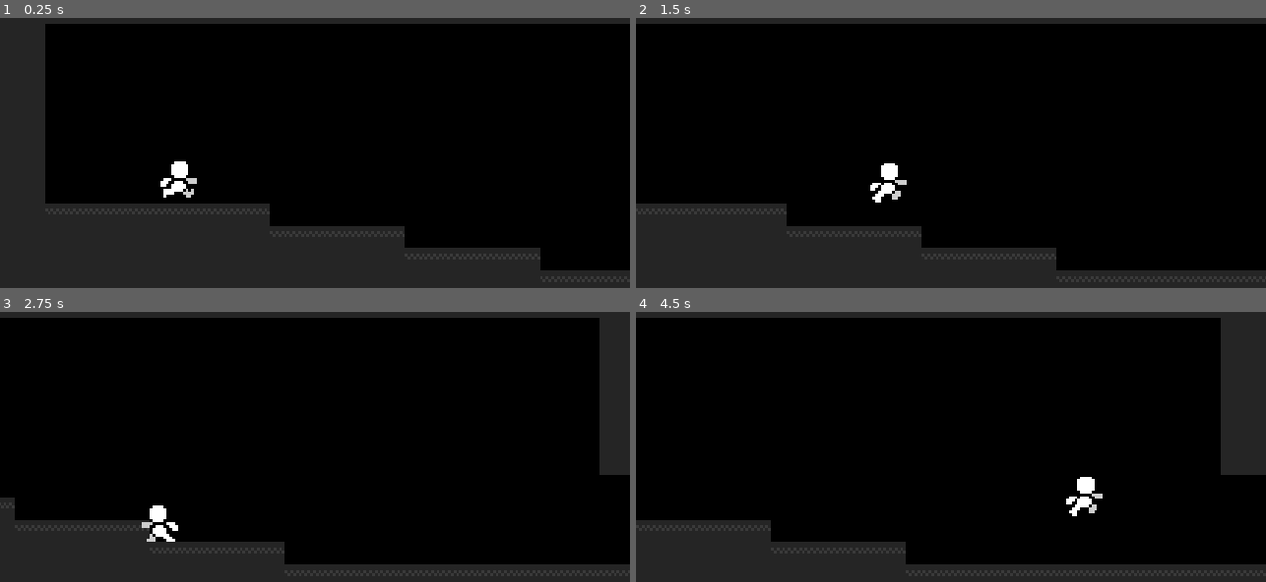
Above: before the commit, frames 1-4 (two rows, left to right).
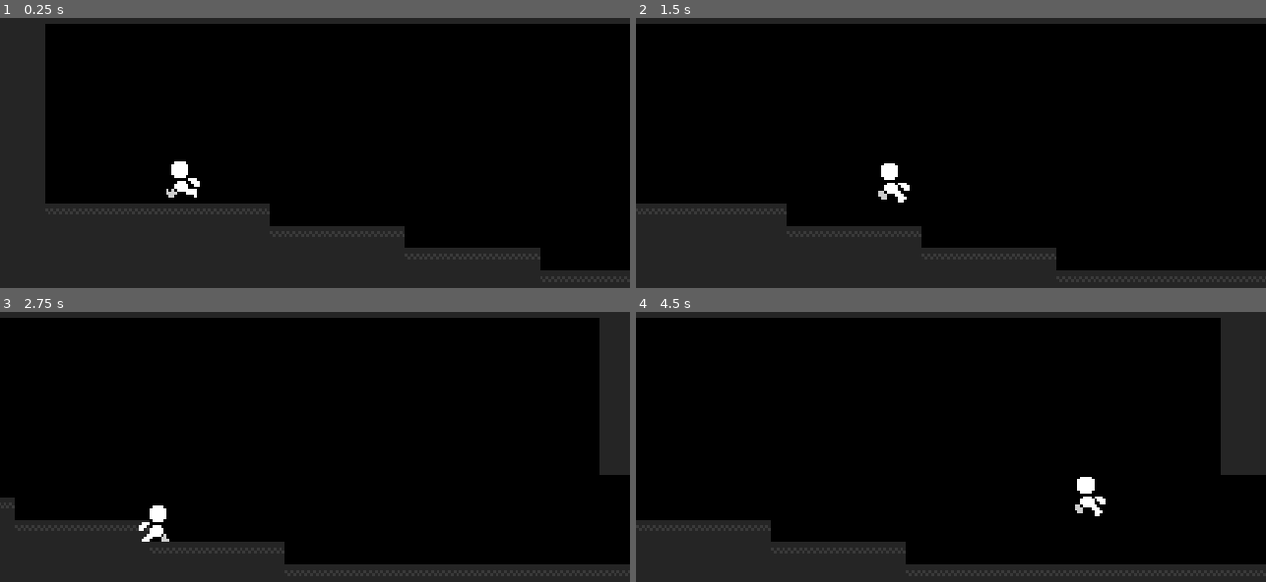
Above: after the commit, the same moments.

Repository: youssefevan/senior-project
Game: Godot game, scene res://scenes/world.tscn
Same seed, same stepped clock (60 frames per second), same inputs: the game is played once before the commit and once after it.
Inputs (mouse positions are in pixels of both pictures, inside the frame that each line leads up to):
- Up to frame 1 (0.25 s): no input
- Up to frame 2 (1.5 s): move the mouse to (1089, 139) at 0.52 s; hold Right (ui_right) from 0.53 s (still down); tap W (jump, bound only after the commit) at 0.6, 0.77, 1.07, 1.35 s; move the mouse to (825, 177) at 1.27 s
- Up to frame 3 (2.75 s): tap W (jump, bound only after the commit) at 1.52, 1.82, 2.1 s; move the mouse to (378, 374) at 2.02 s; release Right (ui_right) at 2.03 s; hold Left (ui_left) from 2.03 s (still down)
- Up to frame 4 (4.5 s): move the mouse to (919, 522) at 2.77 s; release Left (ui_left) at 2.78 s; hold Right (ui_right) 2.78-4.28 s; tap W (jump, bound only after the commit) at 2.85, 3.02, 3.32, 3.6, 3.77, 4.07, 4.35 s; move the mouse to (1140, 506) at 3.52 s; move the mouse to (762, 398) at 4.27 s; hold Left (ui_left) from 4.28 s (still down)

The runs differ from the first frame. In frame 1, 0.2% of the frame differs, in the area x 25-32%, y 59-67%; in frame 2, 0.3%, in the area x 37-44%, y 60-69%; in frame 3, 0.2%; in frame 4, 0.2%.
Error in both runs: Invalid get index 'y' (on base: 'Nil'). (res://scripts/player.gd:76)

Commit message:
Flip player to face cursor
- Flips player to face cursor
- Added running backwards animation
- Added running backwards when:
  - Player moves right and faces left
  - Player moves left and faces right

Diff:
--- a/SeniorProjectGame/project.godot
+++ b/SeniorProjectGame/project.godot
@@ -7,6 +7,11 @@
 ;   param=value ; assign values to parameters
 
 config_version=4
+
+_global_script_classes=[  ]
+_global_script_class_icons={
+
+}
 
 [application]
 
@@ -51,6 +56,30 @@
 , Object(InputEventKey,"resource_local_to_scene":false,"resource_name":"","device":0,"alt":false,"shift":false,"control":false,"meta":false,"command":false,"pressed":false,"scancode":83,"unicode":0,"echo":false,"script":null)
  ]
 }
+jump={
+"deadzone": 0.5,
+"events": [ Object(InputEventKey,"resource_local_to_scene":false,"resource_name":"","device":0,"alt":false,"shift":false,"control":false,"meta":false,"command":false,"pressed":false,"scancode":87,"unicode":0,"echo":false,"script":null)
+, Object(InputEventKey,"resource_local_to_scene":false,"resource_name":"","device":0,"alt":false,"shift":false,"control":false,"meta":false,"command":false,"pressed":false,"scancode":32,"unicode":0,"echo":false,"script":null)
+, Object(InputEventKey,"resource_local_to_scene":false,"resource_name":"","device":0,"alt":false,"shift":false,"control":false,"meta":false,"command":false,"pressed":false,"scancode":16777232,"unicode":0,"echo":false,"script":null)
+, Object(InputEventJoypadButton,"resource_local_to_scene":false,"resource_name":"","device":0,"button_index":0,"pressure":0.0,"pressed":false,"script":null)
+ ]
+}
+move_right={
+"deadzone": 0.5,
+"events": [ Object(InputEventKey,"resource_local_to_scene":false,"resource_name":"","device":0,"alt":false,"shift":false,"control":false,"meta":false,"command":false,"pressed":false,"scancode":68,"unicode":0,"echo":false,"script":null)
+, Object(InputEventKey,"resource_local_to_scene":false,"resource_name":"","device":0,"alt":false,"shift":false,"control":false,"meta":false,"command":false,"pressed":false,"scancode":16777233,"unicode":0,"echo":false,"script":null)
+, Object(InputEventJoypadButton,"resource_local_to_scene":false,"resource_name":"","device":0,"button_index":15,"pressure":0.0,"pressed":false,"script":null)
+, Object(InputEventJoypadMotion,"resource_local_to_scene":false,"resource_name":"","device":0,"axis":0,"axis_value":1.0,"script":null)
+ ]
+}
+move_left={
+"deadzone": 0.5,
+"events": [ Object(InputEventKey,"resource_local_to_scene":false,"resource_name":"","device":0,"alt":false,"shift":false,"control":false,"meta":false,"command":false,"pressed":false,"scancode":65,"unicode":0,"echo":false,"script":null)
+, Object(InputEventKey,"resource_local_to_scene":false,"resource_name":"","device":0,"alt":false,"shift":false,"control":false,"meta":false,"command":false,"pressed":false,"scancode":16777231,"unicode":0,"echo":false,"script":null)
+, Object(InputEventJoypadButton,"resource_local_to_scene":false,"resource_name":"","device":0,"button_index":14,"pressure":0.0,"pressed":false,"script":null)
+, Object(InputEventJoypadMotion,"resource_local_to_scene":false,"resource_name":"","device":0,"axis":0,"axis_value":-1.0,"script":null)
+ ]
+}
 
 [layer_names]
 
--- a/SeniorProjectGame/scenes/player.tscn
+++ b/SeniorProjectGame/scenes/player.tscn
@@ -69,10 +69,26 @@
 "values": [ 8, 9, 10, 11, 12, 13, 14, 15 ]
 }
 
-[sub_resource type="RectangleShape2D" id=5]
+[sub_resource type="Animation" id=5]
+resource_name = "walk_backwards"
+length = 0.8
+tracks/0/type = "value"
+tracks/0/path = NodePath("sprite:frame")
+tracks/0/interp = 1
+tracks/0/loop_wrap = true
+tracks/0/imported = false
+tracks/0/enabled = true
+tracks/0/keys = {
+"times": PoolRealArray( 0, 0.1, 0.2, 0.3, 0.4, 0.5, 0.6, 0.7 ),
+"transitions": PoolRealArray( 1, 1, 1, 1, 1, 1, 1, 1 ),
+"update": 1,
+"values": [ 15, 14, 13, 12, 11, 10, 9, 8 ]
+}
+
+[sub_resource type="RectangleShape2D" id=6]
 extents = Vector2( 0, 0 )
 
-[sub_resource type="RectangleShape2D" id=6]
+[sub_resource type="RectangleShape2D" id=7]
 extents = Vector2( 3, 7 )
 
 [node name="player" type="KinematicBody2D" groups=[
@@ -86,12 +102,13 @@
 anims/idle = SubResource( 2 )
 anims/jump = SubResource( 3 )
 anims/walk = SubResource( 4 )
+anims/walk_backwards = SubResource( 5 )
 
 [node name="camera-room-detection" type="Area2D" parent="."]
 collision_mask = 16
 
 [node name="collider" type="CollisionShape2D" parent="camera-room-detection"]
-shape = SubResource( 5 )
+shape = SubResource( 6 )
 
 [node name="camera" type="Camera2D" parent="."]
 current = true
@@ -111,14 +128,14 @@
 
 [node name="collider" type="CollisionShape2D" parent="."]
 position = Vector2( 0, 1 )
-shape = SubResource( 6 )
+shape = SubResource( 7 )
 
 [node name="sprite" type="Sprite" parent="."]
 position = Vector2( -2.38419e-07, 2.38419e-07 )
 texture = ExtResource( 1 )
+vframes = 2
 hframes = 8
-vframes = 4
-
+frame = 8
 [connection signal="grounded_update" from="." to="camera" method="_on_player_grounded_update"]
 [connection signal="large_y_limits" from="." to="camera" method="_on_player_large_y_limits"]
 [connection signal="area_entered" from="camera-room-detection" to="." method="_on_cameraroomdetection_area_entered"]
--- a/SeniorProjectGame/scripts/player.gd
+++ b/SeniorProjectGame/scripts/player.gd
@@ -26,7 +26,7 @@
 
 func _process(delta):
 
-	x_input = Input.get_action_strength("ui_right") - Input.get_action_strength("ui_left")
+	x_input = Input.get_action_strength("move_right") - Input.get_action_strength("move_left")
 
 	if x_input != 0:
 		motion.x += x_input * accel * delta
@@ -47,7 +47,7 @@
 		accel = AIR_ACCEL
 		fric = AIR_FRIC
 
-	if Input.is_action_just_pressed("ui_up"):
+	if Input.is_action_just_pressed("jump"):
 		jumpWasPressed = true
 		rememberJumpTime()
 		if canPhantomJump == true:
@@ -97,15 +97,33 @@
 
 func animate():
 	#print(motion.x)
-	if is_grounded == true && motion.x >= 20:
-		$animator.play("walk")
+	if get_local_mouse_position().x < 0:
+		$sprite.flip_h = true
+	elif get_global_mouse_position().x >= 0:
 		$sprite.flip_h = false
-	if is_grounded == true && motion.x <= -20:
-		$animator.play("walk")
-		$sprite.flip_h = true
+
+
+	if is_grounded == true:
+		#if moving right on the ground
+		if motion.x >= 20:
+			#and is facing forwards
+			if $sprite.flip_h == false:
+				$animator.play("walk")
+			#and is facing backwards
+			elif $sprite.flip_h == true:
+				$animator.play("walk_backwards")
+		#if moving left on the ground
+		if motion.x <= -20:
+			#and is facing forwards
+			if $sprite.flip_h == false:
+				$animator.play("walk_backwards")
+			#and is facing backwards
+			elif $sprite.flip_h == true:
+				$animator.play("walk")
+		if motion.x < 20 && motion.x > -20:
+			$animator.play("idle")
+
 	if motion.y > 0 && is_grounded != true:
 		$animator.play("fall")
 	if motion.y < 0:
 		$animator.play("jump")
-	if is_grounded == true && motion.x < 20 && motion.x > -20:
-		$animator.play("idle")
Not shown: 1 places in SeniorProjectGame/scenes/player.tscn that only renumber resources
Binary file changed: SeniorProjectGame/sprites/ss_player.png
